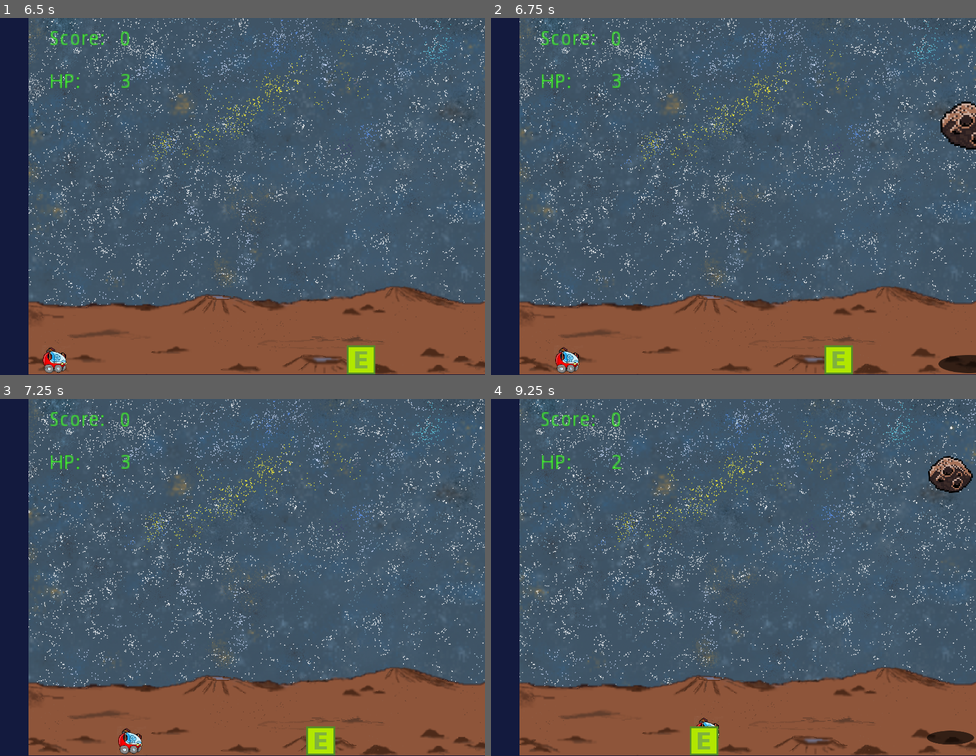
Above: before the commit, frames 1-4 (two rows, left to right).
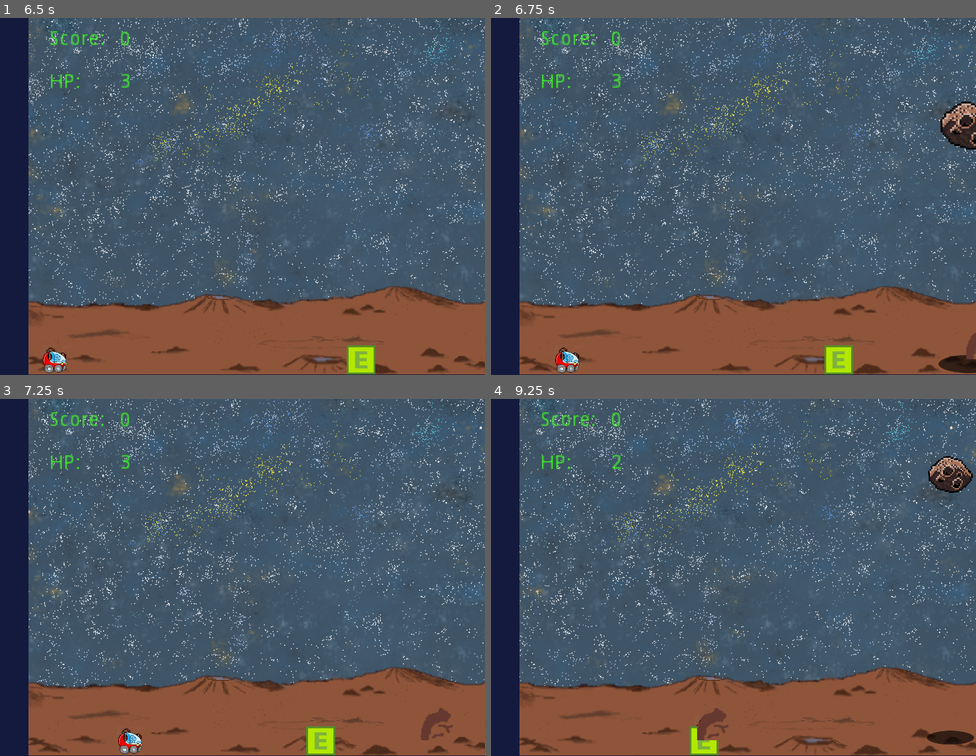
Above: after the commit, the same moments.

Repository: 13hnguyen/EchoWorld
Game: Godot game, scene res://Menus/MainMenu.tscn
Same seed, same stepped clock (60 frames per second), same inputs: the game is played once before the commit and once after it.
Inputs:
- Up to frame 1 (6.5 s): click "NEW GAME" at 0.5 s; hold D (move_right) 1.28-2.03 s; hold S (move_down) 2.03-2.78 s; hold D (move_right) 2.78-3.53 s; hold W (move_up) 3.53-4.28 s; hold Left (move_left) 4.28-5.78 s; hold S (move_down) from 5.78 s (still down)
- Up to frame 2 (6.75 s): release S (move_down) at 6.53 s; hold D (move_right) from 6.53 s (still down)
- Up to frame 3 (7.25 s): keep holding D (move_right)
- Up to frame 4 (9.25 s): release D (move_right) at 7.28 s; hold W (move_up) 7.28-8.03 s; hold D (move_right) 8.03-8.78 s; hold S (move_down) from 8.78 s (still down)

Frame 1 is identical in both runs. In frame 2, 0.1% of the frame differs, in the area x 98-100%, y 88-96%; in frame 3, 0.3%; in frame 4, 0.4%, in the area x 42-49%, y 86-96%.

Commit message:
Rocks part 3
Rocks appear at the right position, but they behave weird.

Diff:
--- a/Final_Project/Asteroid/AsteroidGenerator.gd
+++ b/Final_Project/Asteroid/AsteroidGenerator.gd
@@ -39,6 +39,7 @@
 
   # Spawn asteroid
   if TimeSince <= 0.0 :
+    #print("new asteroid")
     TimeSince = SpawnTime + rand_range(-SpawnVariance, SpawnVariance)
 
     # Create the asteroid ndoe and set it's position randomly within Min and Max
--- a/Final_Project/Level/Level.gd
+++ b/Final_Project/Level/Level.gd
@@ -21,7 +21,11 @@
   # Start the rock generation
   var RockGen = preload("res://Rock/RockGenerator.tscn")
   var rockGen = RockGen.instance()
-  add_child(rockGen)
+  rockGen.position = Vector2(2000, 870)
+
+  # Add rock generator to canvas layer since it follows the player
+
+  get_child(canvasIndex).add_child(rockGen)
 
   # Start the background music playing.
   $BackgndMusic.play()
--- a/Final_Project/Rock/Rock.gd
+++ b/Final_Project/Rock/Rock.gd
@@ -1,16 +1,12 @@
 extends KinematicBody2D
 
 # How fast the astroid should travel
-var TravelVector = Vector2( -1500, 1200 )
+var TravelVector = Vector2( -300, 0 )
 
 # Called when the node enters the scene tree for the first time.
 func _ready():
 
-  # Variate the rock trajectories
-  TravelVector.x += rand_range(-300,300)
-  TravelVector.y += rand_range(-200,200)
-
-  $Anchor.set_rotation_degrees( rand_range(-30, 30) )
+  show()
 
   var Scale = rand_range(0.8, 1.2)
 
@@ -19,7 +15,6 @@
 
 # Called every frame. 'delta' is the elapsed time since the previous frame.
 func _process(delta):
-
   # Move rock by delta
   position = position + TravelVector * delta
 
--- a/Final_Project/Rock/Rock.tscn
+++ b/Final_Project/Rock/Rock.tscn
@@ -11,6 +11,8 @@
 
 [node name="KinematicBody2D" type="KinematicBody2D"]
 light_mask = 8
+collision_layer = 12
+collision_mask = 2
 script = ExtResource( 2 )
 
 [node name="CollisionShape2D" type="CollisionShape2D" parent="."]
--- a/Final_Project/Rock/RockGenerator.gd
+++ b/Final_Project/Rock/RockGenerator.gd
@@ -1,8 +1,8 @@
 extends Node2D
 
 # These determine the rock spawn location
-var SpawnMin = Vector2(-200, -100)
-var SpawnMax = Vector2(200, 100)
+var SpawnMin = Vector2(0, -100)
+var SpawnMax = Vector2(0, 100)
 
 # This is the range of the ground that the rock will eventually hit
 #    and where the shadow will appear
@@ -10,9 +10,9 @@
 var GroundMax = 1000
 
 # Spawn rates
-var SpawnRate = 1.0 # Rocks per sec
-var SpawnTime = 1.0 / SpawnRate
-var SpawnVariance = 0.1
+var SpawnRate = 0.8 # Rocks per sec
+var SpawnTime = 3.0 / SpawnRate
+var SpawnVariance = 0.5
 
 # Keeps track of time since last rock was spawned
 var TimeSince = 0.0
@@ -22,12 +22,12 @@
 
 
 # Debug options
-var DrawDebugRect = false
+var DrawDebugRect = true
 
 
 # Called when the node enters the scene tree for the first time.
 func _ready():
-  TimeSince = SpawnTime + rand_range(0, SpawnVariance)
+  TimeSince = SpawnTime + rand_range(-SpawnVariance, SpawnVariance)
 
   # Hide sprite, only used as a visual referrence in the editor
   $Sprite.hide()
@@ -39,7 +39,8 @@
 
   # Spawn rock
   if TimeSince <= 0.0 :
-    TimeSince = SpawnTime + rand_range(0, SpawnVariance)
+    #print("new rock")
+    TimeSince = SpawnTime + rand_range(-SpawnVariance, SpawnVariance)
 
     # Create the rock ndoe and set it's position randomly within Min and Max
     var Rock = RockNode.instance()
--- a/Final_Project/Rock/RockGenerator.tscn
+++ b/Final_Project/Rock/RockGenerator.tscn
@@ -1,9 +1,10 @@
-[gd_scene load_steps=2 format=2]
+[gd_scene load_steps=3 format=2]
 
 [ext_resource path="res://Rock/RockGenerator.gd" type="Script" id=1]
-
+[ext_resource path="res://Art/rock.png" type="Texture" id=2]
 
 [node name="Node2D" type="Node2D"]
 script = ExtResource( 1 )
 
 [node name="Sprite" type="Sprite" parent="."]
+texture = ExtResource( 2 )
